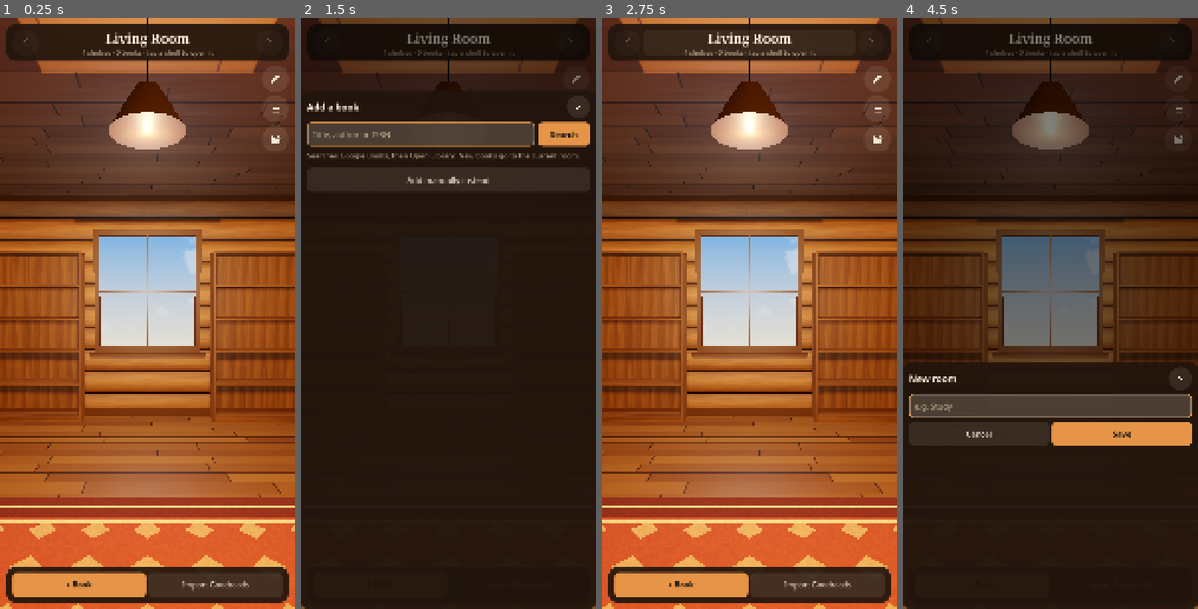
Above: before the commit, frames 1-4 (left to right).
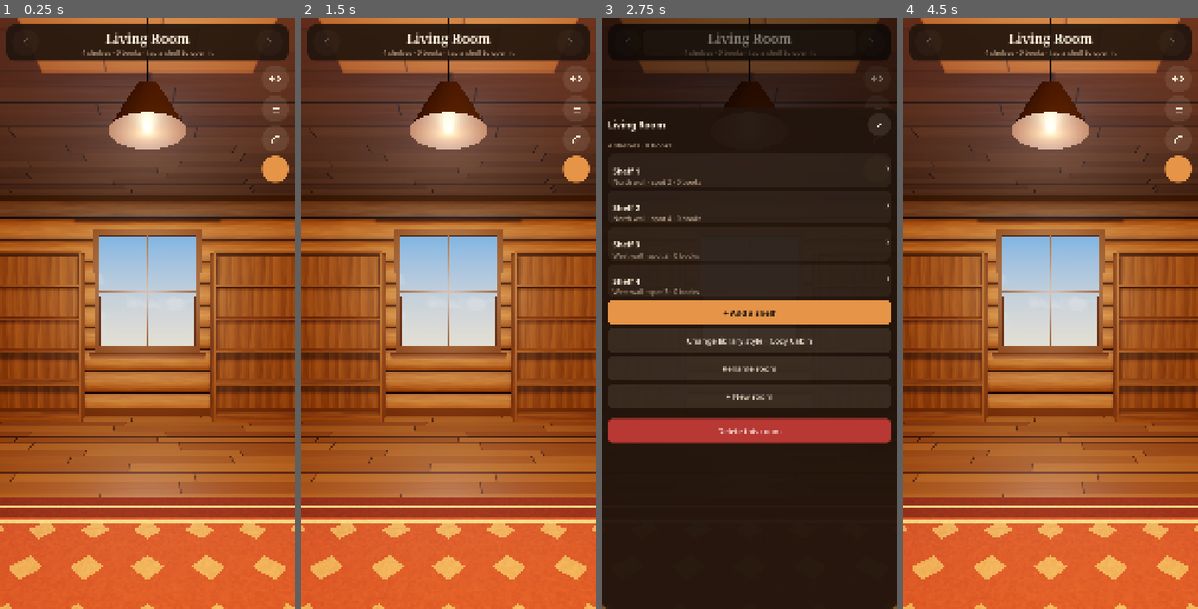
Above: after the commit, the same moments.

Repository: TheGoobsy/shelfcontrol
Game: Godot game, scene res://scenes/main.tscn
Same seed, same stepped clock (60 frames per second), same inputs: the game is played once before the commit and once after it.
Inputs (mouse positions are in pixels of both pictures, inside the frame that each line leads up to):
- Up to frame 1 (0.25 s): no input
- Up to frame 2 (1.5 s): click (380, 585) at 0.5 s, where only the run before the commit has a clickable "+ Book"; click (516, 585) at 1.25 s, where only the run before the commit has a clickable "Import Goodreads"
- Up to frame 3 (2.75 s): click (749, 41) at 2.02 s
- Up to frame 4 (4.5 s): click (1050, 396) at 2.75 s, where only the run after the commit has a clickable "+ New room"; click (1177, 77) at 3.52 s; click (1050, 396) at 4.25 s, where only the run before the commit has a clickable "+ New room"

The runs differ from the first frame. In frame 1, 7.7% of the frame differs, in the area x 0-100%, y 0-99%; in frame 2, 92%; in frame 3, 93%; in frame 4, 94%, in the area x 0-100%, y 0-100%.

Commit message:
Precision-safe noise for mobile GPUs; side column gear/list/pencil/plus; tray-only bottom bar; Import moves to Settings
Co-Authored-By: Claude Fable 5.1 <noreply@anthropic.com>

Diff:
--- /dev/null
+++ b/icons/plus.svg
@@ -0,0 +1,3 @@
+<svg xmlns="http://www.w3.org/2000/svg" viewBox="0 0 96 96" width="96" height="96">
+  <path d="M48 24 V72 M24 48 H72" fill="none" stroke="#ffffff" stroke-width="9" stroke-linecap="round"/>
+</svg>
--- a/scripts/ui/dialogs.gd
+++ b/scripts/ui/dialogs.gd
@@ -464,6 +464,9 @@
 	c.add_child(_bold_label("Data", 26))
 	var stats := hud.label("%d books · %d rooms · covers cached in the app's private storage." % [Library.book_count(), Library.room_count()], "SubLabel")
 	c.add_child(stats)
+	var imp := hud.button("Import from Goodreads…", "AccentButton")
+	imp.pressed.connect(open_import)
+	c.add_child(imp)
 	var refetch := hud.button("Fetch missing covers again")
 	refetch.pressed.connect(func():
 		BookAPI.request_missing_covers()
--- a/scripts/ui/hud.gd
+++ b/scripts/ui/hud.gd
@@ -149,6 +149,17 @@
 	th.set_stylebox("pressed", "IconButton", _flat(Color(f.r, f.g, f.b, 0.26), 44, Vector2(0, 0)))
 	th.set_stylebox("disabled", "IconButton", _flat(Color(f.r, f.g, f.b, 0.03), 44, Vector2(0, 0)))
 	th.set_font_size("font_size", "IconButton", 46)
+
+	th.set_type_variation("AccentIconButton", "Button")
+	th.set_stylebox("normal", "AccentIconButton", _flat(a, 44, Vector2(0, 0)))
+	th.set_stylebox("hover", "AccentIconButton", _flat(a.lightened(0.08), 44, Vector2(0, 0)))
+	th.set_stylebox("pressed", "AccentIconButton", _flat(a.darkened(0.2), 44, Vector2(0, 0)))
+	th.set_stylebox("disabled", "AccentIconButton", _flat(Color(a.r, a.g, a.b, 0.35), 44, Vector2(0, 0)))
+	th.set_stylebox("focus", "AccentIconButton", empty)
+	th.set_color("icon_normal_color", "AccentIconButton", on_accent())
+	th.set_color("icon_hover_color", "AccentIconButton", on_accent())
+	th.set_color("icon_pressed_color", "AccentIconButton", on_accent())
+	th.set_color("icon_focus_color", "AccentIconButton", on_accent())
 
 	th.set_stylebox("normal", "ChipButton", _flat(softer, 16, Vector2(0, 0)))
 	th.set_stylebox("hover", "ChipButton", _flat(soft, 16, Vector2(0, 0)))
@@ -331,9 +342,11 @@
 	side_box.offset_right = -24
 	side_box.add_theme_constant_override("separation", 14)
 	root.add_child(side_box)
+	_side_button("res://icons/gear.svg", "Settings", settings_pressed)
+	_side_button("res://icons/list.svg", "All books", books_pressed)
 	_side_button("res://icons/pencil.svg", "Edit room or shelf", edit_pressed)
-	_side_button("res://icons/list.svg", "All books", books_pressed)
-	_side_button("res://icons/gear.svg", "Settings", settings_pressed)
+	var add := _side_button("res://icons/plus.svg", "Add a book", add_book_pressed)
+	add.theme_type_variation = "AccentIconButton"
 
 func _build_bottom() -> void:
 	bottom_bar = PanelContainer.new()
@@ -387,15 +400,8 @@
 		actions.remove_child(c)
 		c.queue_free()
 	if mode_shelf:
-		var back := _action("Back to room")
-		back.icon = load("res://icons/chevron_left.svg")
-		back.icon_alignment = HORIZONTAL_ALIGNMENT_CENTER
-		back.add_theme_constant_override("icon_max_width", 30)
-		back.pressed.connect(func(): back_pressed.emit())
-		_action("+ Book", "AccentButton").pressed.connect(func(): add_book_pressed.emit())
-	else:
-		_action("+ Book", "AccentButton").pressed.connect(func(): add_book_pressed.emit())
-		_action("Import Goodreads").pressed.connect(func(): import_pressed.emit())
+		_action("Back to room").pressed.connect(func(): back_pressed.emit())
+	actions.visible = actions.get_child_count() > 0
 
 func set_room_mode(room_name: String, subtitle: String, has_multiple: bool) -> void:
 	mode_shelf = false
@@ -430,6 +436,7 @@
 			continue
 		tray_box.add_child(_make_chip(b, id == placing_id))
 	tray_panel.visible = _drag_tray or mode_shelf or not ids.is_empty()
+	bottom_bar.visible = tray_panel.visible or actions.get_child_count() > 0
 	if _drag_tray:
 		tray_hint.text = "Drop here to move the book to the tray"
 	elif ids.is_empty():
--- a/shaders/brick.gdshader
+++ b/shaders/brick.gdshader
@@ -9,7 +9,7 @@
 uniform float mortar_w = 0.012;
 uniform float jitter = 0.0;
 
-varying vec3 wpos;
+varying highp vec3 wpos;
 varying vec3 wnrm;
 
 void vertex() {
@@ -18,7 +18,7 @@
 }
 
 void fragment() {
-	vec2 uv = world_uv(wpos, wnrm);
+	highp vec2 uv = world_uv(wpos, wnrm);
 	uv += (fbm(uv * 9.0) - 0.5) * jitter;
 	float row = floor(uv.y / brick_h);
 	float offx = mod(row, 2.0) * 0.5 * brick_w + hash21(vec2(row, 9.1)) * brick_w * jitter * 4.0;
--- a/shaders/fire.gdshader
+++ b/shaders/fire.gdshader
@@ -8,7 +8,7 @@
 uniform float intensity = 1.6;
 
 void fragment() {
-	vec2 uv = UV;
+	highp vec2 uv = UV;
 	float t = TIME * speed;
 	float n = fbm(vec2(uv.x * 3.0 + sin(t * 0.7) * 0.2, uv.y * 3.5 - t));
 	float bottom = uv.y;
--- a/shaders/logs.gdshader
+++ b/shaders/logs.gdshader
@@ -5,7 +5,7 @@
 uniform vec3 color_b : source_color = vec3(0.38, 0.23, 0.12);
 uniform float log_height = 0.3;
 
-varying vec3 wpos;
+varying highp vec3 wpos;
 varying vec3 wnrm;
 
 void vertex() {
@@ -14,7 +14,7 @@
 }
 
 void fragment() {
-	vec2 uv = world_uv(wpos, wnrm);
+	highp vec2 uv = world_uv(wpos, wnrm);
 	float fy = fract(uv.y / log_height);
 	float c = (fy - 0.5) * 2.0;
 	float round_shade = sqrt(max(0.0, 1.0 - c * c));
--- a/shaders/planks.gdshader
+++ b/shaders/planks.gdshader
@@ -8,7 +8,7 @@
 uniform float roughness_val : hint_range(0.0, 1.0) = 0.6;
 uniform float uv_scale = 1.0;
 
-varying vec3 wpos;
+varying highp vec3 wpos;
 varying vec3 wnrm;
 
 void vertex() {
@@ -17,7 +17,7 @@
 }
 
 void fragment() {
-	vec2 uv = world_uv(wpos, wnrm) * uv_scale;
+	highp vec2 uv = world_uv(wpos, wnrm) * uv_scale;
 	float row = floor(uv.y / plank_width);
 	float off = hash21(vec2(row, 3.7)) * plank_length;
 	float col = floor((uv.x + off) / plank_length);
--- a/shaders/plaster.gdshader
+++ b/shaders/plaster.gdshader
@@ -6,7 +6,7 @@
 uniform float noise_scale = 4.0;
 uniform float roughness_val : hint_range(0.0, 1.0) = 0.9;
 
-varying vec3 wpos;
+varying highp vec3 wpos;
 varying vec3 wnrm;
 
 void vertex() {
@@ -15,7 +15,7 @@
 }
 
 void fragment() {
-	vec2 uv = world_uv(wpos, wnrm);
+	highp vec2 uv = world_uv(wpos, wnrm);
 	float n = fbm(uv * noise_scale);
 	ALBEDO = color * (1.0 - noise_amount + noise_amount * 2.0 * n);
 	ROUGHNESS = roughness_val;
--- a/shaders/rug.gdshader
+++ b/shaders/rug.gdshader
@@ -8,7 +8,7 @@
 uniform float border_w = 0.25;
 uniform float pattern_scale = 0.35;
 
-varying vec3 lpos;
+varying highp vec3 lpos;
 varying vec3 lnrm;
 
 void vertex() {
@@ -17,7 +17,7 @@
 }
 
 void fragment() {
-	vec2 p = lpos.xz;
+	highp vec2 p = lpos.xz;
 	vec2 e = rug_size * 0.5 - abs(p);
 	float m = min(e.x, e.y);
 	float in_border = step(m, border_w);
--- a/shaders/wallpaper.gdshader
+++ b/shaders/wallpaper.gdshader
@@ -7,7 +7,7 @@
 uniform float wainscot_height = 0.0;
 uniform vec3 wainscot_color : source_color = vec3(0.22, 0.13, 0.08);
 
-varying vec3 wpos;
+varying highp vec3 wpos;
 varying vec3 wnrm;
 
 void vertex() {
@@ -16,7 +16,7 @@
 }
 
 void fragment() {
-	vec2 uv = world_uv(wpos, wnrm);
+	highp vec2 uv = world_uv(wpos, wnrm);
 	float s = step(0.5, fract(uv.x / stripe_w));
 	float n = fbm(uv * 6.0);
 	vec3 col = mix(color_a, color_b, s) * (0.94 + 0.12 * n);
--- a/shaders/wood.gdshader
+++ b/shaders/wood.gdshader
@@ -10,9 +10,9 @@
 uniform float roughness_val : hint_range(0.0, 1.0) = 0.55;
 instance uniform vec3 box_size = vec3(1.0, 1.0, 1.0);
 
-varying vec3 lpos;
+varying highp vec3 lpos;
 varying vec3 lnrm;
-varying vec3 seed_pos;
+varying highp vec3 seed_pos;
 
 void vertex() {
 	lpos = VERTEX;
@@ -31,23 +31,23 @@
 	} else {
 		L = vec3(0.0, 0.0, 1.0); A = vec3(1.0, 0.0, 0.0); B = vec3(0.0, 1.0, 0.0); ha = box_size.x * 0.5; hb = box_size.y * 0.5;
 	}
-	float seed = hash21(seed_pos.xz * 7.3 + seed_pos.yy * 3.1) * 40.0;
-	float u = dot(lpos, L) + seed;
-	float a = dot(lpos, A);
-	float b = dot(lpos, B);
+	highp float seed = hash21(seed_pos.xz * 7.3 + seed_pos.yy * 3.1) * 6.0;
+	highp float u = dot(lpos, L) + seed;
+	highp float a = dot(lpos, A);
+	highp float b = dot(lpos, B);
 	float na = dot(lnrm, A);
 	float nb = dot(lnrm, B);
 	float nl = dot(lnrm, L);
 	vec3 base;
 	if (abs(nl) > 0.7) {
 		// end grain: concentric rings around an off-centre pith
-		vec2 c = vec2(a, b) - vec2(ha * 0.3, -hb * 0.2);
-		float rr = length(c) * 60.0 + fbm(c * 30.0 + seed) * 3.0;
+		highp vec2 c = vec2(a, b) - vec2(ha * 0.3, -hb * 0.2);
+		highp float rr = length(c) * 60.0 + fbm(c * 30.0 + seed) * 3.0;
 		float rings = sin(rr) * 0.5 + 0.5;
 		base = mix(color_a, color_b, rings * 0.5 + 0.35) * 0.92;
 	} else {
 		// perimeter coordinate v, continuous across three of the four edges
-		float v;
+		highp float v;
 		if (nb > 0.7) {
 			v = a;
 		} else if (na > 0.7) {
@@ -57,7 +57,7 @@
 		} else {
 			v = 2.0 * ha + 2.0 * hb + (b + hb);
 		}
-		vec2 uv = vec2(u, v + seed * 0.37) * grain_scale;
+		highp vec2 uv = vec2(u, v + seed * 0.37) * grain_scale;
 		float g = fbm(vec2(uv.x * 1.6, uv.y * 24.0));
 		float rings = sin(uv.y * 42.0 + g * 6.0 + uv.x * 0.8) * 0.5 + 0.5;
 		float streak = fbm(vec2(uv.x * 6.0, uv.y * 90.0)) * 0.25;
Not shown, added: icons/plus.svg.import
Not shown, changed: shaders/noise.gdshaderinc
Not shown, changed: README.md
